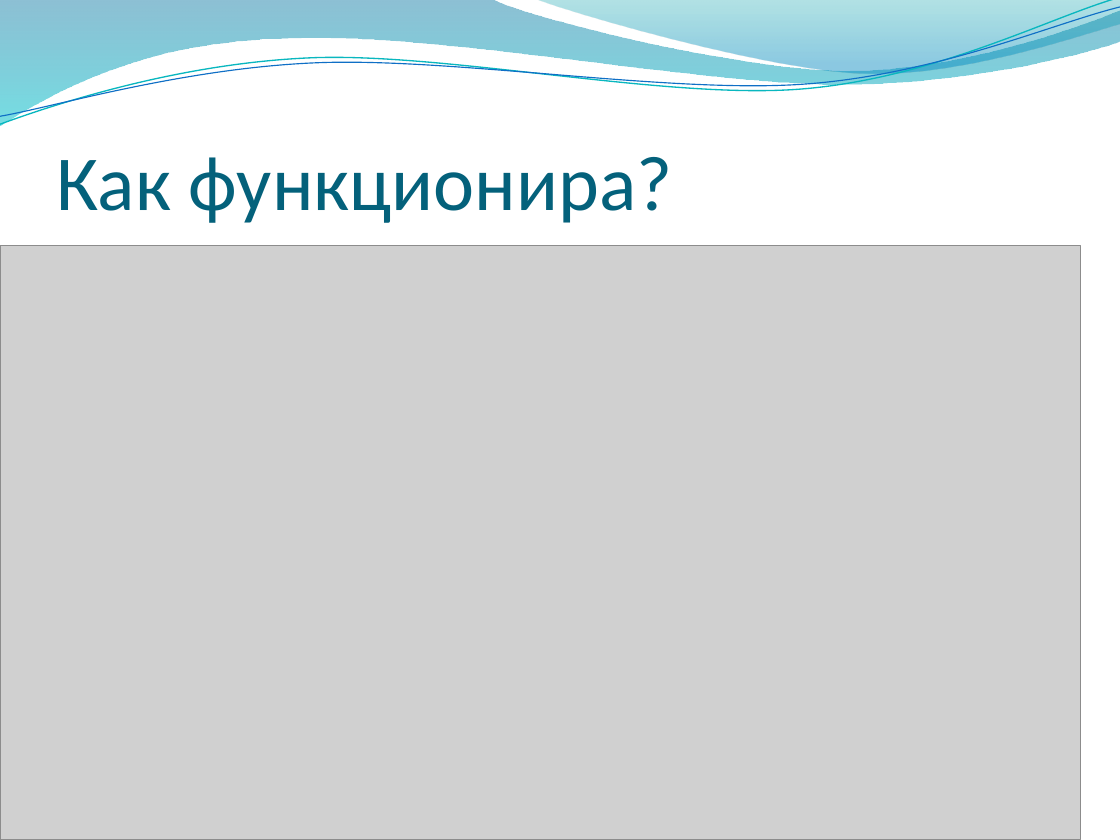
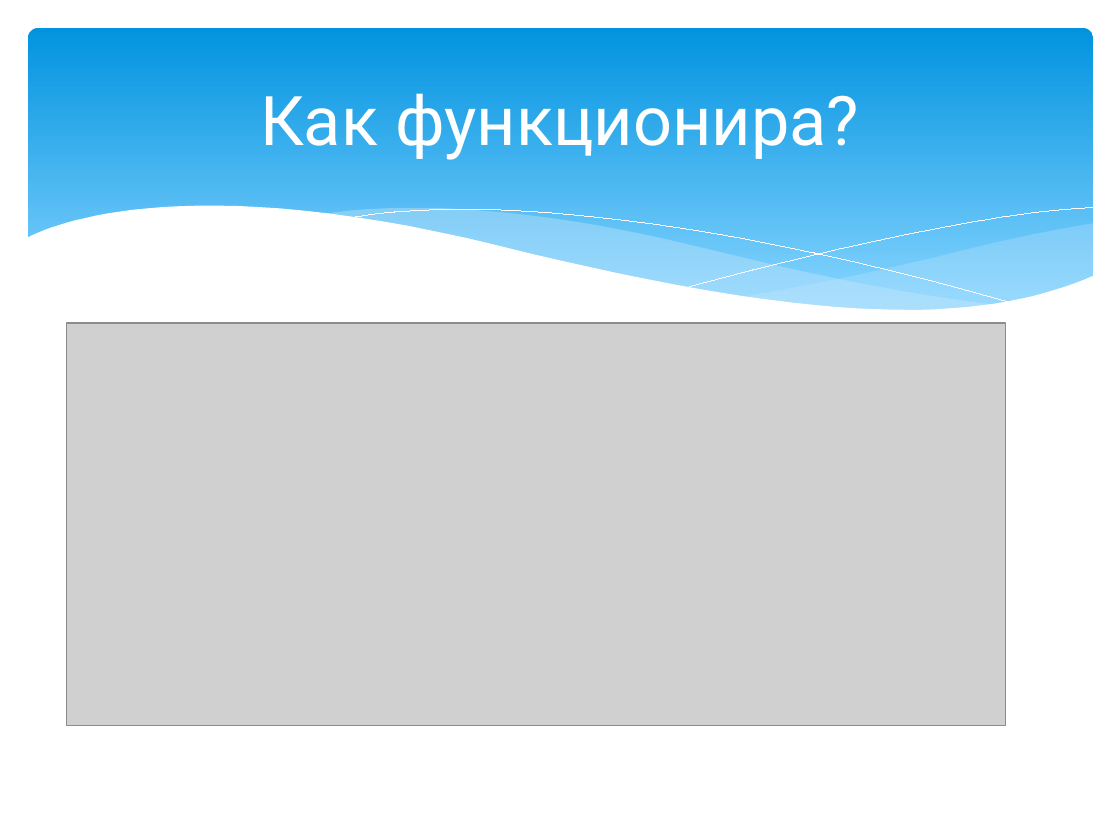
Before and after one commit to NickSot/HackTUES3, a slide deck: slide 4 of Wire.pptx. Drawn at 1120x840 pixels with LibreOffice and Linux fonts; fonts in the diff are those of the drawing; grey boxes stand for pictures; background and template pictures are left out. Boxes give left, top, right and bottom in pixels: in the first picture for what was removed or moved away, otherwise in the second. Text is boxed around its words. In the diff, an @@ line names an element or a change of style, - is before the commit and + after.

```diff
--- a/Wire.pptx
+++ b/Wire.pptx
@@ freeform shape removed at (0,0,1120,127) @@
@@ freeform shape removed at (0,0,1120,131) @@
@@ freeform shape removed at (0,7,1120,125) @@
@@ rounded rectangle added at (28,28,1093,330), fill gradient #0293E0 to #83D3FE @@
@@ freeform shape removed at (536,0,1120,77) @@
@@ title "Как функционира?": place and size @@
-title "Как функционира?" at (56,157,673,223)
+title "Как функционира?" at (260,93,859,160)
@@ title "Как функционира?" at (260,93,859,160): size 50 to 44 pt, font Calibri to Roboto, text colour #04617B to #FFFFFF; alignment left to centre; vertical alignment bottom to middle @@
@@ group added at (26,206,1094,368): 5 freeform shapes @@
@@ picture: place and size @@
-picture at (0,245,1081,840)
+picture at (66,323,1006,726)
```
Also in this commit, not shown: 3 other slides changed, 1 slide added, 1 slide removed.
